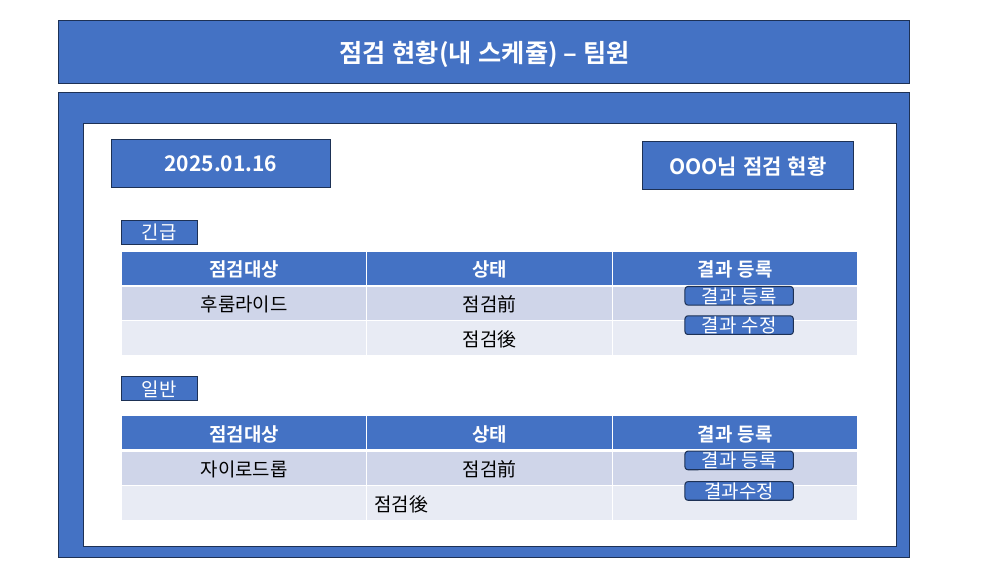
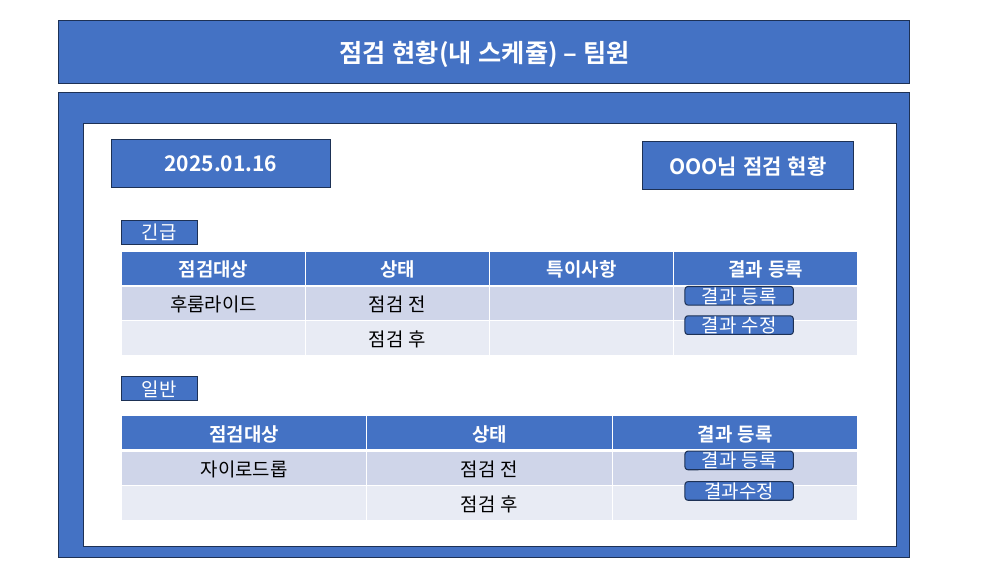
Before and after one commit to wari-wari/MainProject_1, a slide deck: slide 32 of 메인프로젝트 화면 레이아웃 초안.pptx (slide 31 before the commit). Drawn at 1008x567 pixels with LibreOffice and Linux fonts; fonts in the diff are those of the drawing. Boxes give left, top, right and bottom in pixels: in the first picture for what was removed or moved away, otherwise in the second. Text is boxed around its words. In the diff, an @@ line names an element or a change of style, - is before the commit and + after.

```diff
--- a/메인프로젝트 화면 레이아웃 초안.pptx
+++ b/메인프로젝트 화면 레이아웃 초안.pptx
@@ table at (x1=122, y1=251, x2=860, y2=352) @@
-column 2: 상태 | 점검前 | 점검後
+column 2: 상태 | 점검 전 | 점검 후
+column 3: 특이사항 |  | 
@@ table at (x1=122, y1=416, x2=859, y2=517) @@
-row 2, column 2: 점검前
+row 2, column 2: 점검 전
-row 3, column 2: 점검後
+row 3, column 2: 점검 후
```
Also in this commit, not shown: 23 other slides changed, 1 slide added, 1 other file.
